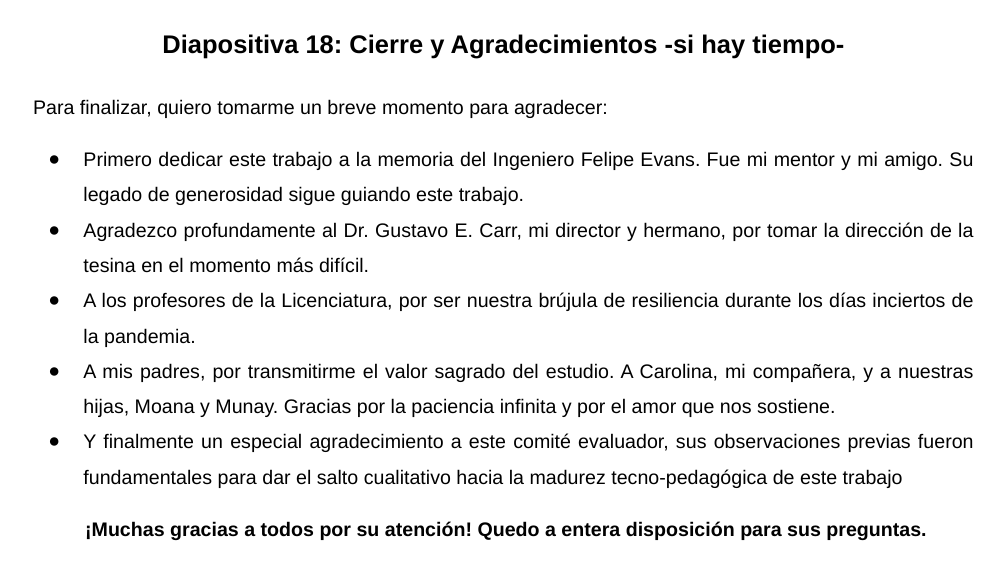
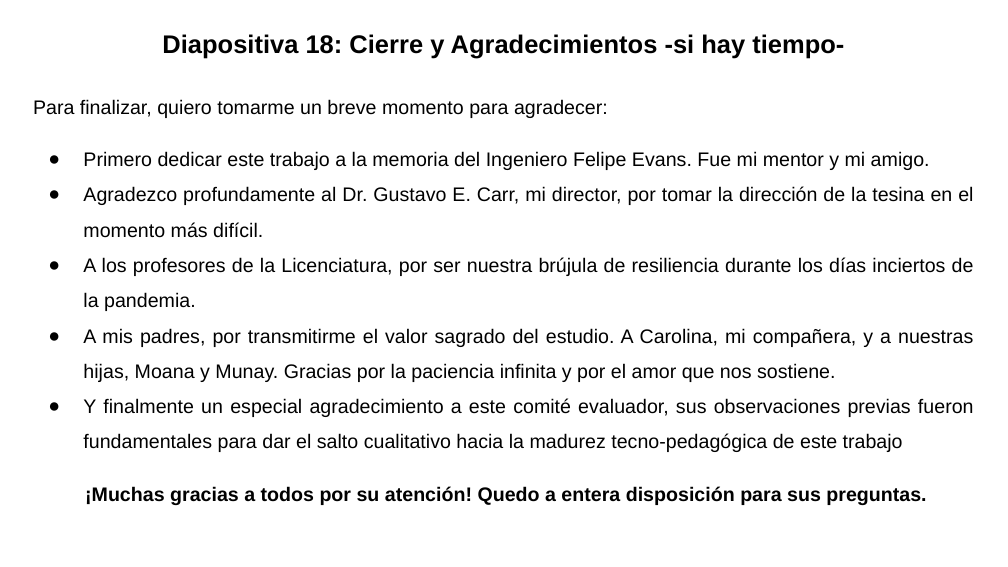
Before and after one commit to gabrielinuz/gabrielinuz.github.io, a slide deck: slide 19 of doc/GUION_DE_DEFENSA_LTE.pptx. Drawn at 1008x567 pixels with LibreOffice and Linux fonts; fonts in the diff are those of the drawing. Boxes give left, top, right and bottom in pixels: in the first picture for what was removed or moved away, otherwise in the second. Text is boxed around its words. In the diff, an @@ line names an element or a change of style, - is before the commit and + after.

```diff
--- a/doc/GUION_DE_DEFENSA_LTE.pptx
+++ b/doc/GUION_DE_DEFENSA_LTE.pptx
@@ text at <box>83,151,973,238</box>: text changed @@
-● Primero dedicar este trabajo a la memoria del Ingeniero Felipe Evans. Fue mi mentor y mi amigo. Su legado de generosidad sigue guiando este trabajo.
-● Agradezco profundamente al Dr. Gustavo E. Carr, mi director y hermano, por tomar la dirección de la tesina en el momento más difícil.
+● Primero dedicar este trabajo a la memoria del Ingeniero Felipe Evans. Fue mi mentor y mi amigo.
+● Agradezco profundamente al Dr. Gustavo E. Carr, mi director, por tomar la dirección de la tesina en el momento más difícil.
```
Also in this commit, not shown: 4 other slides changed, 1 other file.
